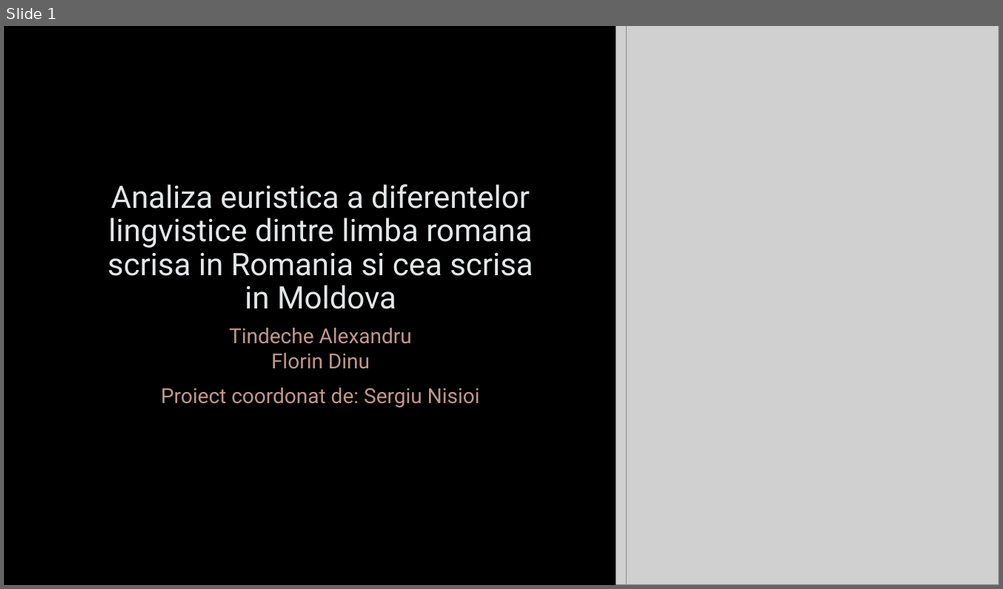
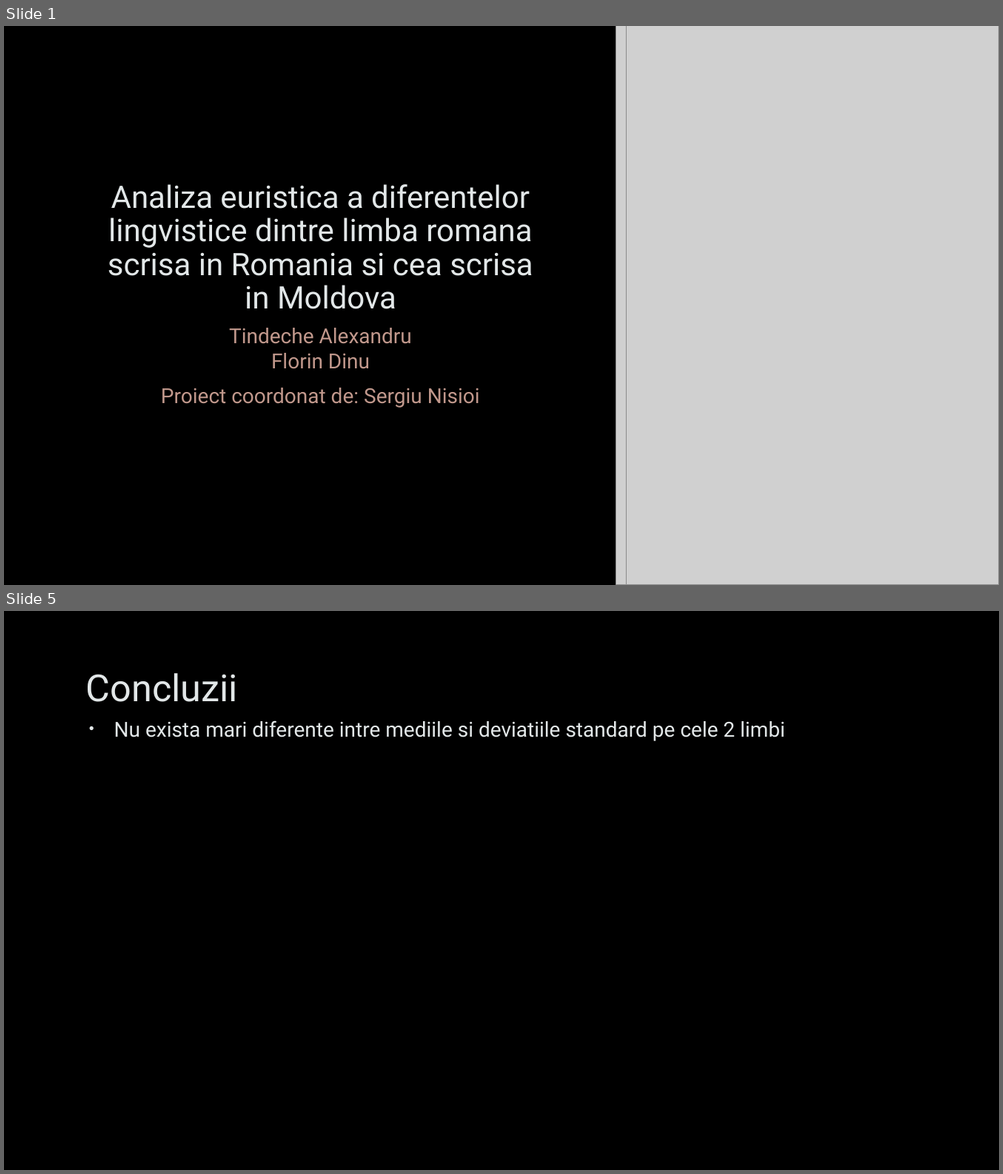
Before and after one commit to AlexTindeche/Romanian-Language-Study_Romania-Moldova, a slide deck: Presentation.pptx. Shown one above the other, each under a label of ours: slide 1 before the commit, slides 1 and 5 after it; the slides between them are not shown. The pictures are 1003x589 and 1003x1174 pixels, drawn with LibreOffice and Linux fonts; fonts in the diff are those of the drawing; grey boxes stand for pictures; background and template pictures are left out. Boxes give left, top, right and bottom in pixels: in the first picture for what was removed or moved away, otherwise in the second. Text is boxed around its words. In the diff, an @@ line names an element or a change of style, - is before the commit and + after.

```diff
--- a/Presentation.pptx
+++ b/Presentation.pptx
@@ slide 5 added at box(4, 611, 999, 1170), background picture (left out) @@
@@ title added at box(86, 673, 238, 702), 36 pt, text #E2E7E8 @@
+Concluzii
@@ text added at box(114, 721, 785, 741), 20 pt, text #E2E7E8 @@
+• Nu exista mari diferente intre mediile si deviatiile standard pe cele 2 limbi
```
Also in this commit, not shown: 1 slide changed, 7 other slides added, 3 other files.
